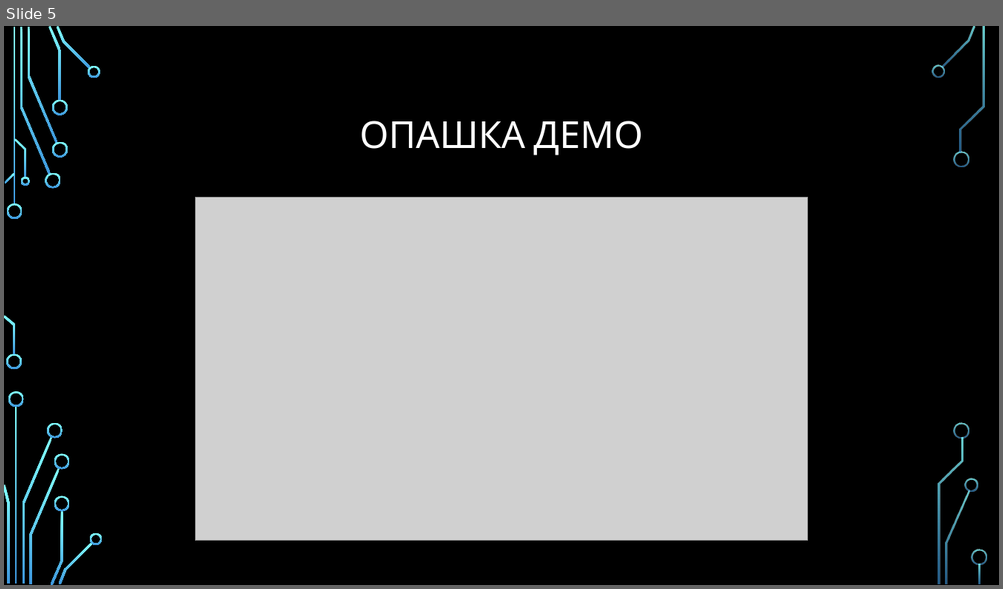
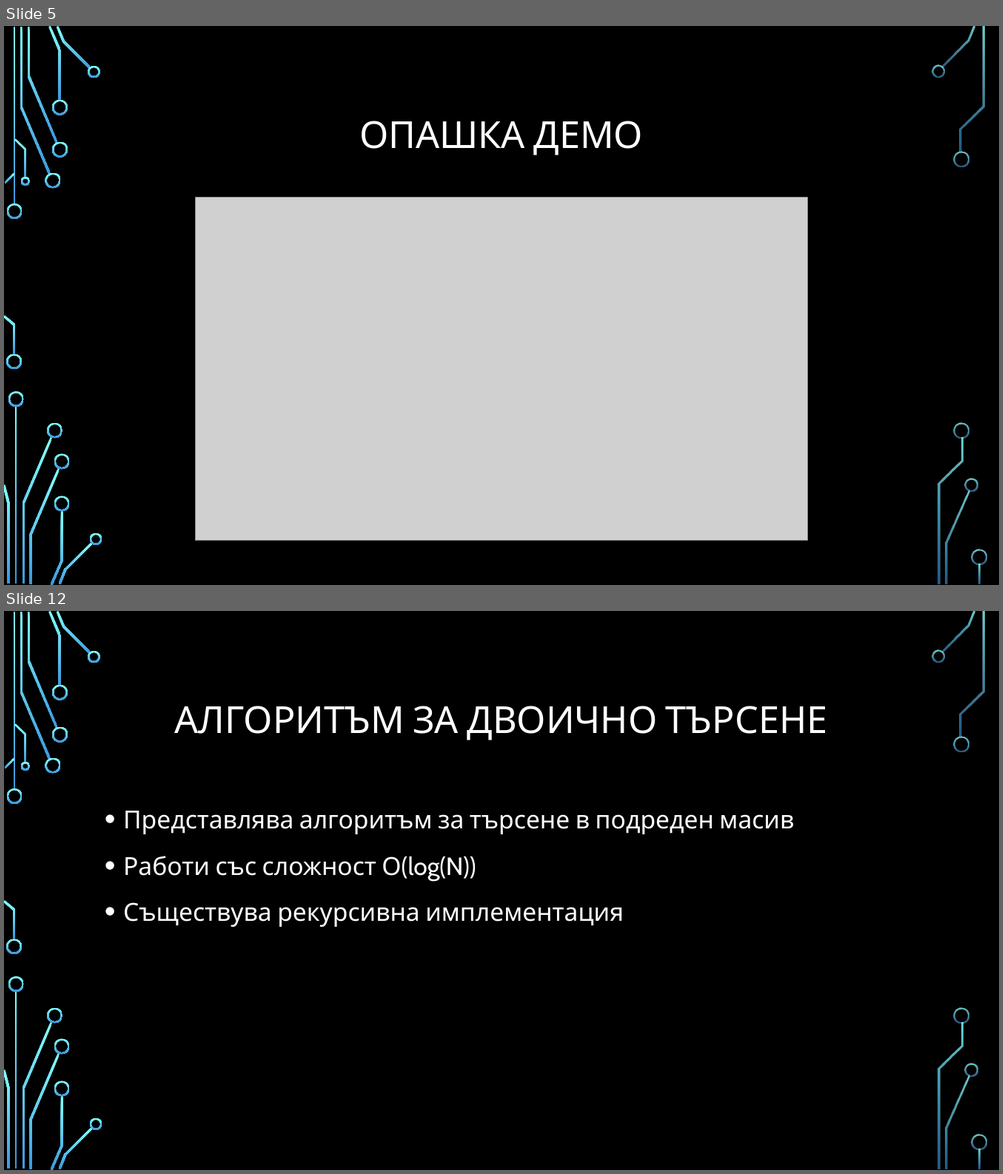
Before and after one commit to Bilyukov/java-course, a slide deck: 09.alorithms-and-data-structures.pptx. Shown one above the other, each under a label of ours: slide 5 before the commit, slides 5 and 12 after it; the slides between them are not shown. The pictures are 1003x589 and 1003x1174 pixels, drawn with LibreOffice and Linux fonts; fonts in the diff are those of the drawing; grey boxes stand for pictures; background and template pictures are left out. Boxes give left, top, right and bottom in pixels: in the first picture for what was removed or moved away, otherwise in the second. Text is boxed around its words. In the diff, an @@ line names an element or a change of style, - is before the commit and + after.

```diff
--- a/09.alorithms-and-data-structures.pptx
+++ b/09.alorithms-and-data-structures.pptx
@@ slide 12 added at (4, 611, 999, 1170), background picture (left out); not listed: 36 template elements that a slide beside it also shows @@
@@ title added at (175, 706, 828, 741), 36 pt, text #FFFFFF @@
+АЛГОРИТЪМ ЗА ДВОИЧНО ТЪРСЕНЕ
@@ text added at (123, 811, 794, 927), 24 pt, text #FFFFFF @@
+• Представлява алгоритъм за търсене в подреден масив
+• Работи със сложност О(log(N))
+• Съществува рекурсивна имплементация
```
Also in this commit, not shown: 17 other slides added, 7 other files.
